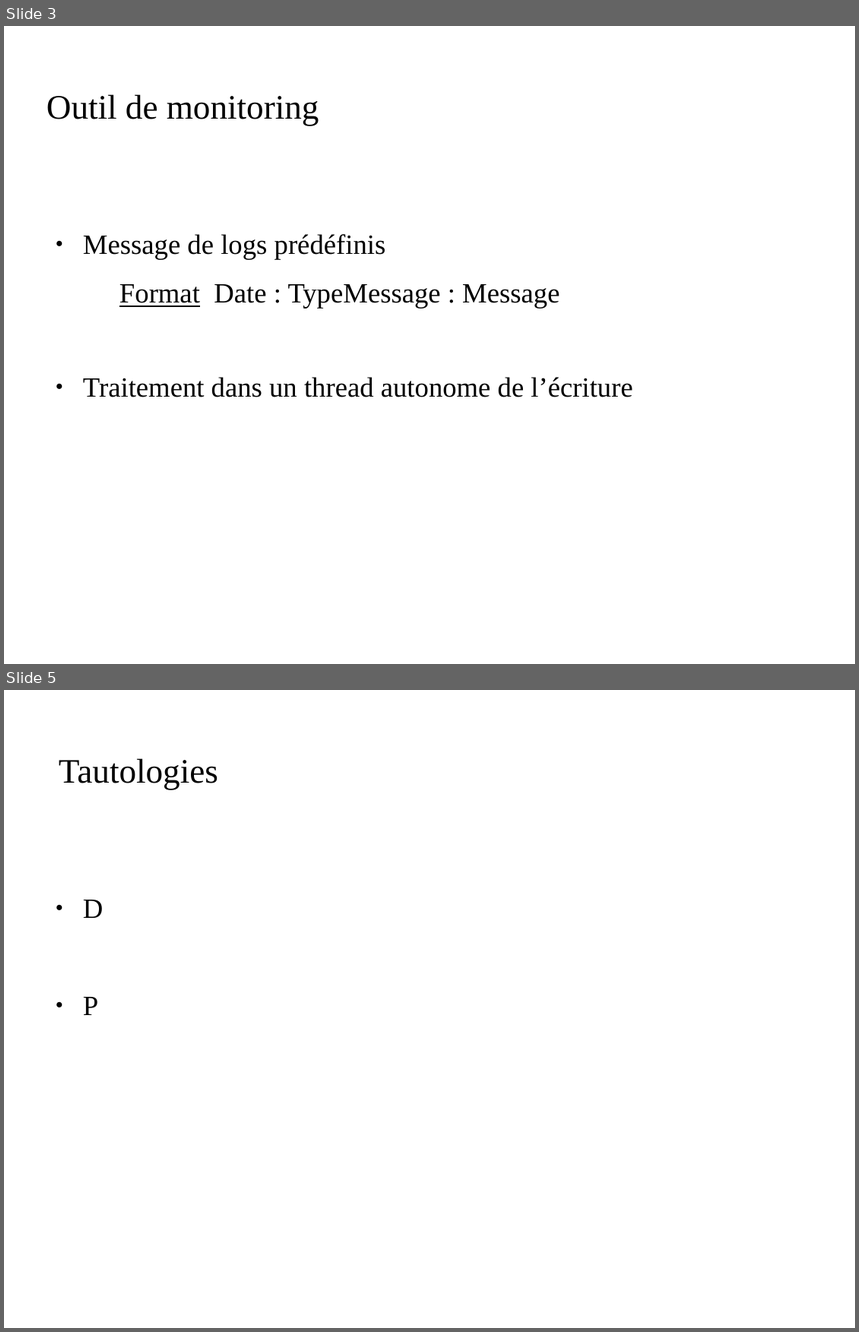
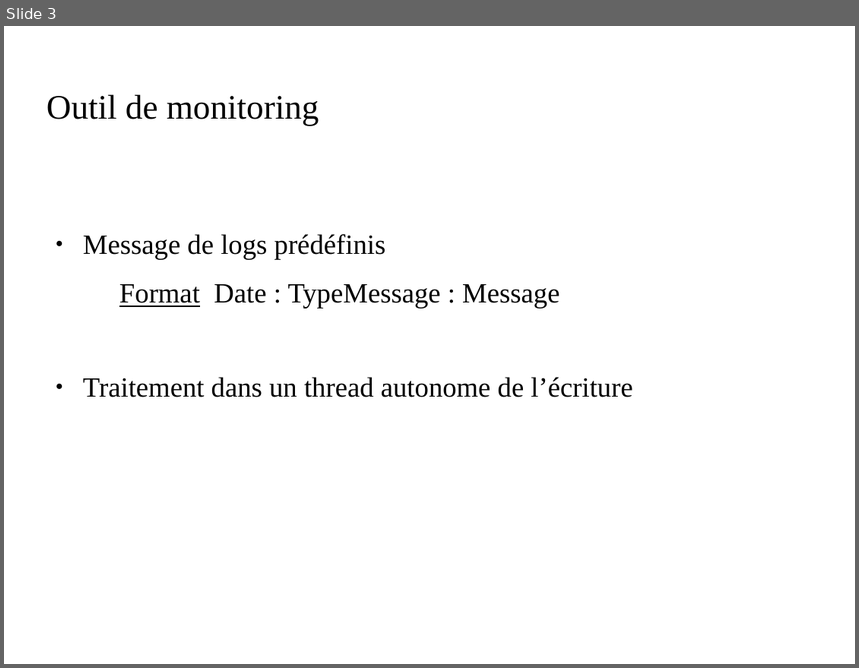
Before and after one commit to Kertek/projet_dbf, a slide deck: gestion_de_projet/Reunions/Presentation_5_04052017_CASSIOPEE_DBF.odp. Shown one above the other, each under a label of ours: slides 3 and 5 before the commit, slide 3 after it; the slides between them are not shown. The pictures are 859x1332 and 859x668 pixels, drawn with LibreOffice and Linux fonts; fonts in the diff are those of the drawing; background and template pictures are left out. Boxes give left, top, right and bottom in pixels: in the first picture for what was removed or moved away, otherwise in the second. Text is boxed around its words. In the diff, an @@ line names an element or a change of style, - is before the commit and + after.

```diff
--- a/gestion_de_projet/Reunions/Presentation_5_04052017_CASSIOPEE_DBF.odp
+++ b/gestion_de_projet/Reunions/Presentation_5_04052017_CASSIOPEE_DBF.odp
@@ slide 5 removed at bbox=[4, 690, 855, 1328], background picture (left out) @@
@@ title removed at bbox=[59, 758, 218, 790] @@
-Tautologies
@@ text removed at bbox=[83, 900, 103, 1015] @@
-● D
-● P
```
Also in this commit, not shown: 3 slides changed, 1 slide added, 1 other file.
